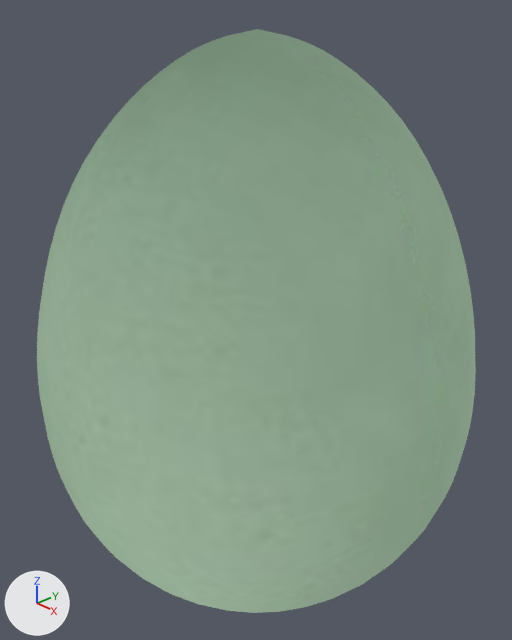
The Blender file EGGS_/egg4.blend as it was, and as the next commit left it.
Rendered twice from a 50 mm lens placed at (3.3, -3.12, 2.43), pointed at (-0.04, 0.03, 0.25). Lighting does not change. The marker at lower left points along +X, +Y and +Z.
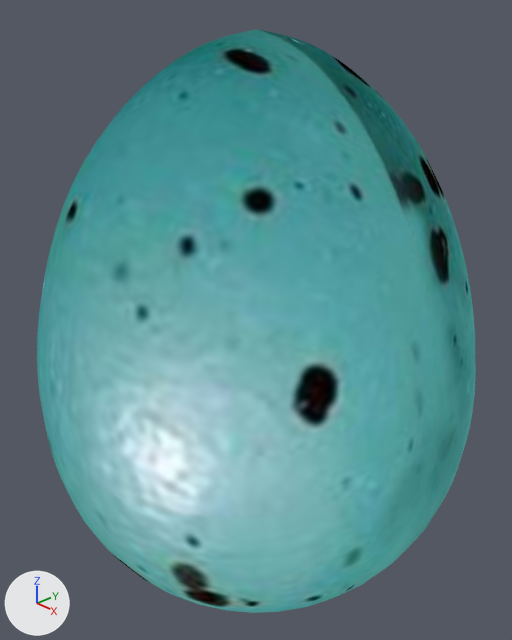
The change, as a list of edits to the scene's bpy script:
```text
Add img_egg_15_jpg:
    img_egg_15_jpg = load_image('egg_15.jpg', 'textures/egg_15.jpg', 512, 512, 'sRGB')
Change mat_material_001_egg_sphere3_jpg:
    remove n0 = _N.new('ShaderNodeOutputMaterial'); n0.name = 'Material Output'
    where n1 = _N.new('ShaderNodeTexImage'); n1.name = 'Image Texture'
    n1.image: img_egg_03_jpg -> img_egg_15_jpg
    add n0 = _N.new('ShaderNodeOutputMaterial'); n0.name = 'Material Output'
```

Changed parts and their boxes [x1, y1, x2, y2] in the pictures (512 x 640 px):
'Sphere.001', surface changed (grey to cyan)
    both: [37, 29, 476, 613]
